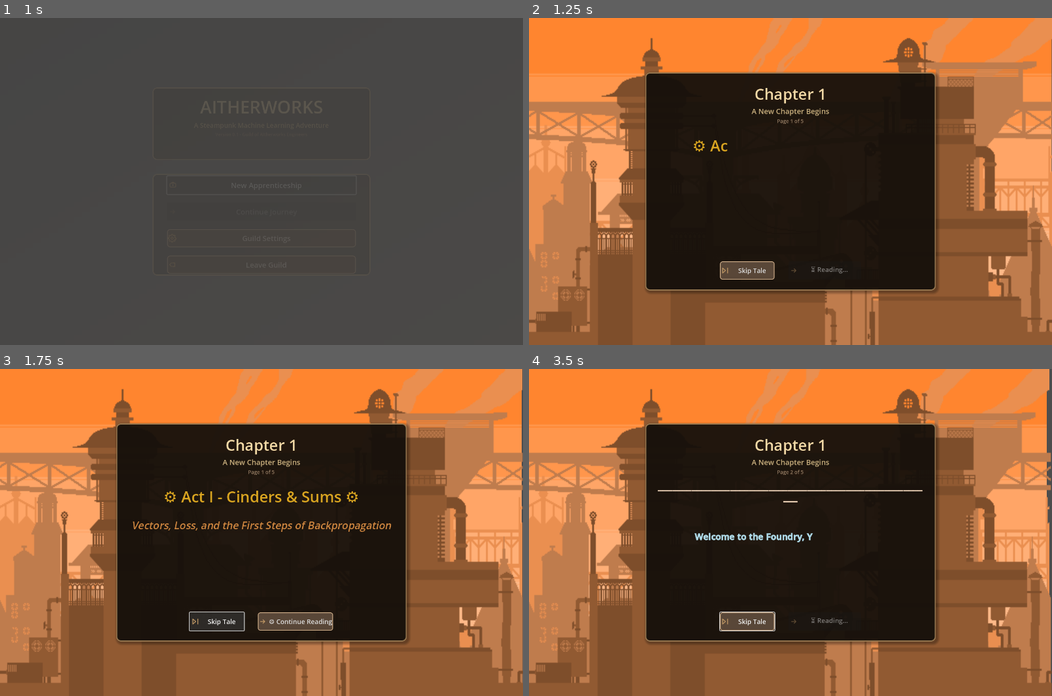
Above: before the commit, frames 1-4 (two rows, left to right).
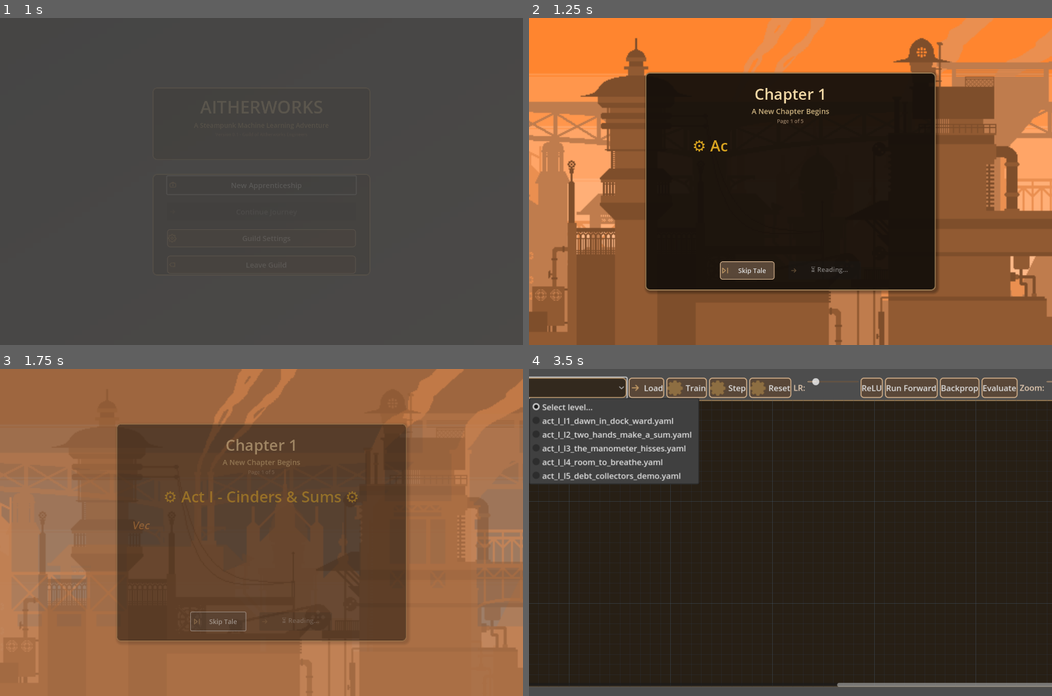
Above: after the commit, the same moments.

Repository: jazzmind/aitherworks
Game: Godot game, scene res://game/ui/title_screen.tscn
The game is run twice, just before and just after one commit, with the same random seed, the same clock (stepped at 60 frames per second) and the same inputs.
Inputs (mouse positions are in pixels of both pictures, inside the frame that each line leads up to):
- Up to frame 1 (1 s): click "New Apprenticeship" at 0.5 s
- Up to frame 2 (1.25 s): no input
- Up to frame 3 (1.75 s): click "Skip Tale" at 1.25 s
- Up to frame 4 (3.5 s): click "Skip Tale" at 2 s; click (544, 388) at 2.75 s, where only the run after the commit has a clickable "Select level..."

Frame 1 is identical in both runs. In frame 2, 15% of the frame differs, in the area x 0-100%, y 0-100%; in frame 3, 86%; in frame 4, 68%.
Error after the commit: Invalid call 'String' constructor: spyglass (res://game/sim/spec_validator.gd:49)

Commit message:
fix: resolve Godot 4 enum and String constructor errors
- Replace String() constructor with str() function in part_node.gd
- Fix TextureRect.ExpandMode enum assignments (use named constant instead of integer)
- Fix Control.GrowDirection enum assignments (use named constant instead of integer)
- Remove unused 'files' variable in backstory_scene.gd
- Rename shadowed 'current_page' variable to 'page_text'
- Fix skip button to skip entire backstory instead of just next page

Diff:
--- a/game/ui/backstory_scene.gd
+++ b/game/ui/backstory_scene.gd
@@ -88,7 +88,6 @@
 		print("Warning: Could not open background directory for chapter ", chapter_number)
 		return
 
-	var files := dir.get_files()
 	var layer_count := 0
 
 	# Create background layers (we'll use up to 4 numbered layers)
@@ -102,12 +101,12 @@
 				var layer := TextureRect.new()
 				layer.name = "Layer" + str(i)
 				layer.texture = texture
-				layer.expand_mode = 1  # EXPAND_FILL
+				layer.expand_mode = TextureRect.EXPAND_FIT_WIDTH_PROPORTIONAL
 				layer.anchors_preset = Control.PRESET_FULL_RECT
 				layer.anchor_right = 1.0
 				layer.anchor_bottom = 1.0
-				layer.grow_horizontal = 2
-				layer.grow_vertical = 2
+				layer.grow_horizontal = Control.GROW_DIRECTION_BOTH
+				layer.grow_vertical = Control.GROW_DIRECTION_BOTH
 
 				# Set initial position for parallax effect - make layers wider than screen
 				layer.position = Vector2.ZERO
@@ -126,12 +125,12 @@
 				var layer := TextureRect.new()
 				layer.name = "Background"
 				layer.texture = texture
-				layer.expand_mode = 1  # EXPAND_FILL
+				layer.expand_mode = TextureRect.EXPAND_FIT_WIDTH_PROPORTIONAL
 				layer.anchors_preset = Control.PRESET_FULL_RECT
 				layer.anchor_right = 1.0
 				layer.anchor_bottom = 1.0
-				layer.grow_horizontal = 2
-				layer.grow_vertical = 2
+				layer.grow_horizontal = Control.GROW_DIRECTION_BOTH
+				layer.grow_vertical = Control.GROW_DIRECTION_BOTH
 				layer.custom_minimum_size = Vector2(1200, 720)  # Wider than screen for parallax
 				background_layers.add_child(layer)
 				background_textures[layer] = texture
@@ -180,7 +179,7 @@
 func _break_story_into_pages(full_story: String) -> Array:
 	# Break story into pages at natural break points (horizontal rules, icon breaks)
 	var pages := []
-	var current_page := ""
+	var page_text := ""
 	var lines := full_story.split("\n")
 
 	for line in lines:
@@ -189,17 +188,17 @@
 		   line.contains("⚡ ⚙️ ⚡") or \
 		   line.contains("🔧 ⚙️ 🔩 ⚙️ 🔧 ⚙️ 🔩"):
 			# End current page and start new one
-			if current_page.strip_edges() != "":
-				pages.append(current_page.strip_edges())
-				current_page = ""
+			if page_text.strip_edges() != "":
+				pages.append(page_text.strip_edges())
+				page_text = ""
 			# Add the break line to the new page
-			current_page += line + "\n"
+			page_text += line + "\n"
 		else:
-			current_page += line + "\n"
+			page_text += line + "\n"
 
 	# Add the final page
-	if current_page.strip_edges() != "":
-		pages.append(current_page.strip_edges())
+	if page_text.strip_edges() != "":
+		pages.append(page_text.strip_edges())
 
 	# If no pages were created, just return the full story as one page
 	if pages.size() == 0:
@@ -506,15 +505,8 @@
 		continue_btn.text = "⚙️ Begin Chapter " + str(chapter_number)
 
 func _on_skip_pressed() -> void:
-	if is_typing:
-		_finish_typewriter()
-	elif current_page < story_pages.size() - 1:
-		# Skip to next page
-		current_page += 1
-		_start_typewriter_effect()
-	else:
-		# Last page, go to tutorial
-		_fade_to_tutorial()
+	# Skip button always skips the entire backstory
+	_fade_to_tutorial()
 
 func _on_continue_pressed() -> void:
 	if is_typing:
--- a/game/ui/part_node.gd
+++ b/game/ui/part_node.gd
@@ -43,7 +43,7 @@
 
 	# Treat any entry with value 'input' as left ports and 'output' as right ports
 	for k in ports.keys():
-		var v := String(ports[k])
+		var v := str(ports[k])
 		print("DEBUG: Port ", k, " = ", v)
 		if v == "input":
 			input_names.append(k)
